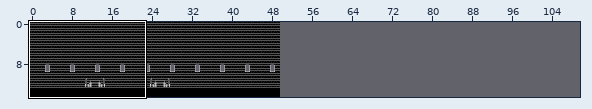
An edit to a level. Tiled map, assets/levels/level_0.tmx. The picture above shows the old version from afar; the outline marks the close-up.
Close-up. Old version:
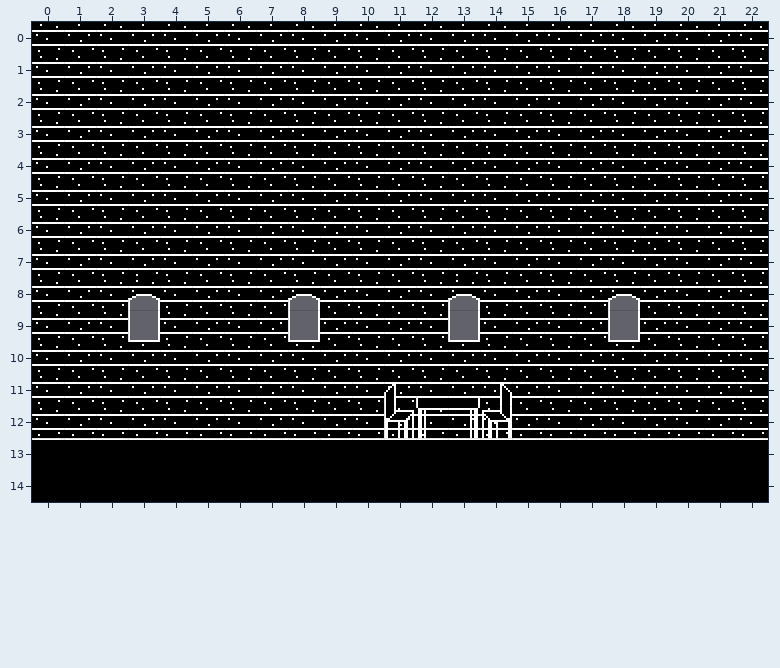
Cells are 16x16 px. Shown: x 0..22, y 0..14. The commit also changed other parts of the map, which this record leaves out. The old version is drawn lined up with the new one.
After the commit:
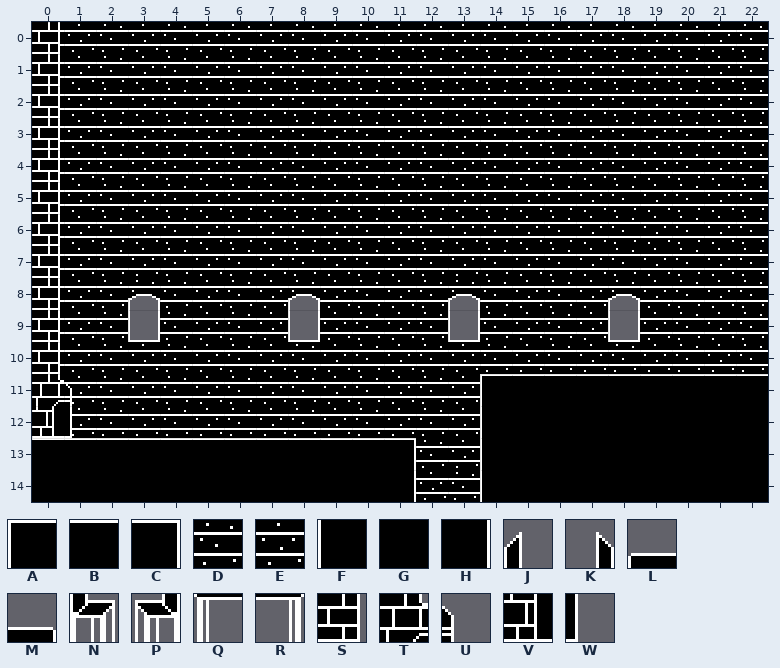
Key: from "tileset": A 0, B 1, C 2, D 6, E 7, F 16, G 17, H 18, J 96, K 97, L 98, M 99, N 112, P 113, Q 114, R 115, S 192, T 208, U 209, V 224, W 225.
_ is an empty cell, . an unchanged one.
Edits made:
map size 50x15 -> 150x15 cells
--- layer "Background"
@@ x 12..13 @@
-14 __
+14 ED
--- layer "Ground"
@@ x 0..22 @@
- 0 _......................
- 1 _......................
- 2 _......................
- 3 _......................
- 4 _......................
- 5 _......................
- 6 _......................
- 7 _......................
- 8 _......................
- 9 _......................
-10 _......................
-11 __.........JLMK________
-12 __.........NQRP________
-13 ...........BBBBBBBBBBBB
-14 ...........GGGG........
+ 0 S......................
+ 1 S......................
+ 2 S......................
+ 3 S......................
+ 4 S......................
+ 5 S......................
+ 6 S......................
+ 7 S......................
+ 8 S......................
+ 9 S......................
+10 S......................
+11 TU.........___ABBBBBBBB
+12 VW.........___FGGGGGGGG
+13 ...........C__FGGGGGGGG
+14 ...........H__F........
Where, in picture pixels (left, top, right, bottom), the same in both close-ups:
added: (32, 22, 72, 438)
changed: (384, 374, 768, 502)
